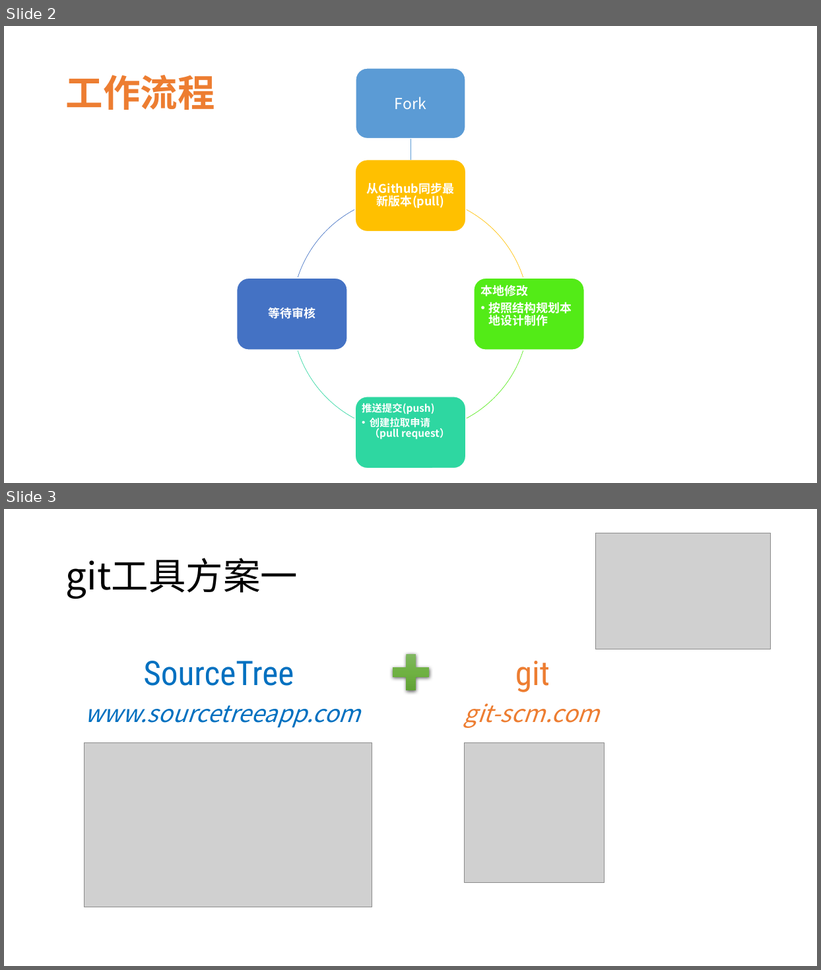
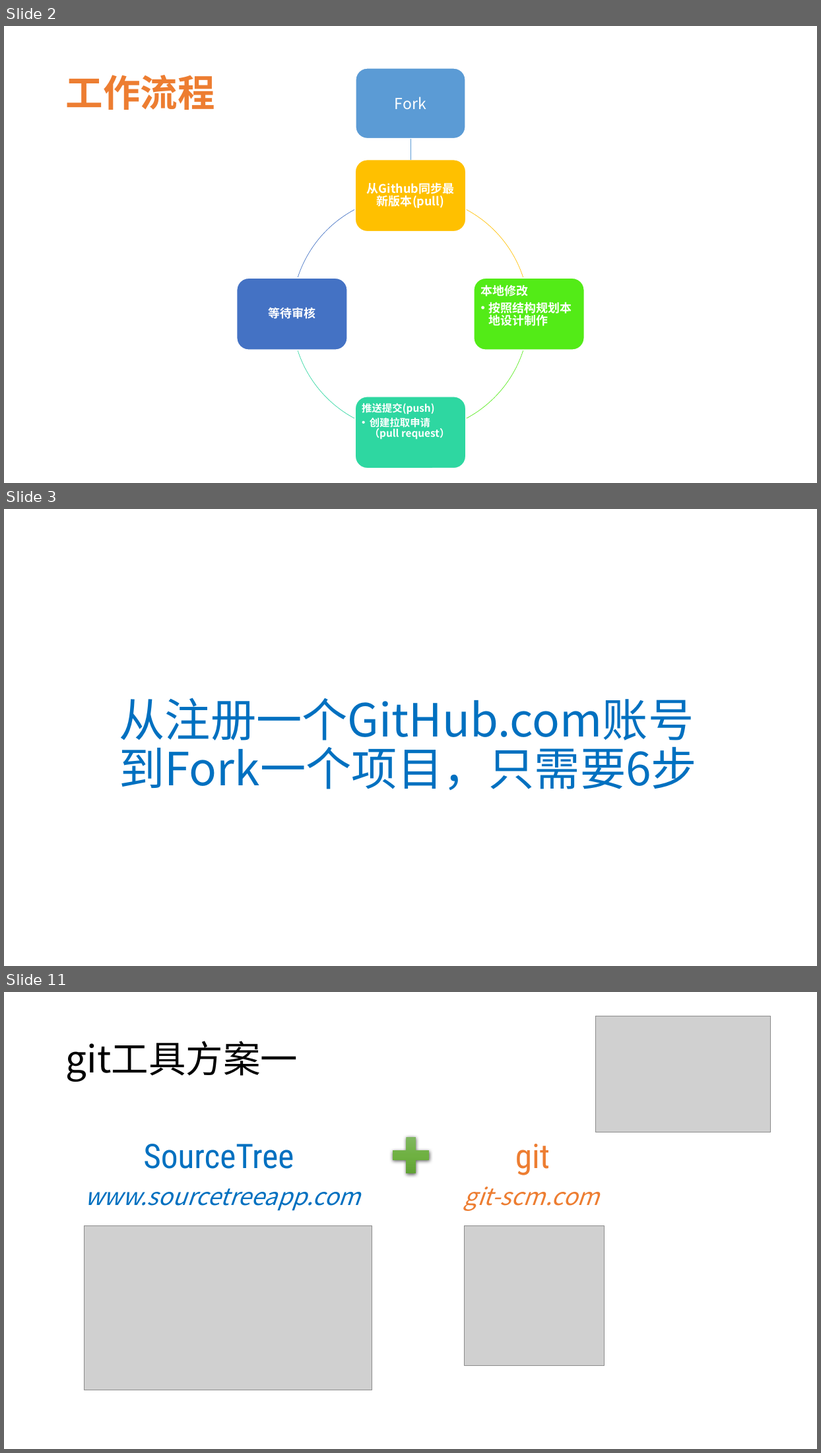
Before and after one commit to zouyusky/IS-Courses, a slide deck: C0_for_teacher/assets/docs/使用Github开发自主学习网站.pptx. Shown one above the other, each under a label of ours: slides 2 and 3 before the commit, slides 2, 3 and 11 after it; the slides between them are not shown. The pictures are 821x970 and 821x1453 pixels, drawn with LibreOffice and Linux fonts; fonts in the diff are those of the drawing; grey boxes stand for pictures. Boxes give left, top, right and bottom in pixels: in the first picture for what was removed or moved away, otherwise in the second. Text is boxed around its words. In the diff, an @@ line names an element or a change of style, - is before the commit and + after.

```diff
--- a/C0_for_teacher/assets/docs/使用Github开发自主学习网站.pptx
+++ b/C0_for_teacher/assets/docs/使用Github开发自主学习网站.pptx
@@ slide 3 added at box(4, 509, 817, 966), background #FFFFFF @@
@@ title added at box(120, 698, 698, 791), 54 pt, text #0070C0 @@
+从注册一个GitHub.com账号
+到Fork一个项目，只需要6步
@@ what was slide 3 is now slide 11 @@
```
Also in this commit, not shown: 6 slides changed, 9 other slides added.
